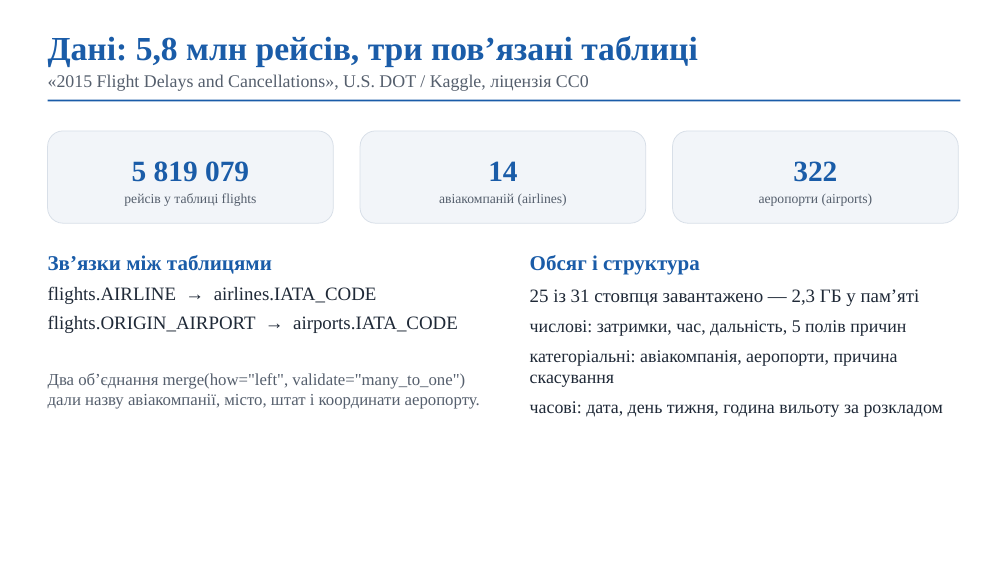
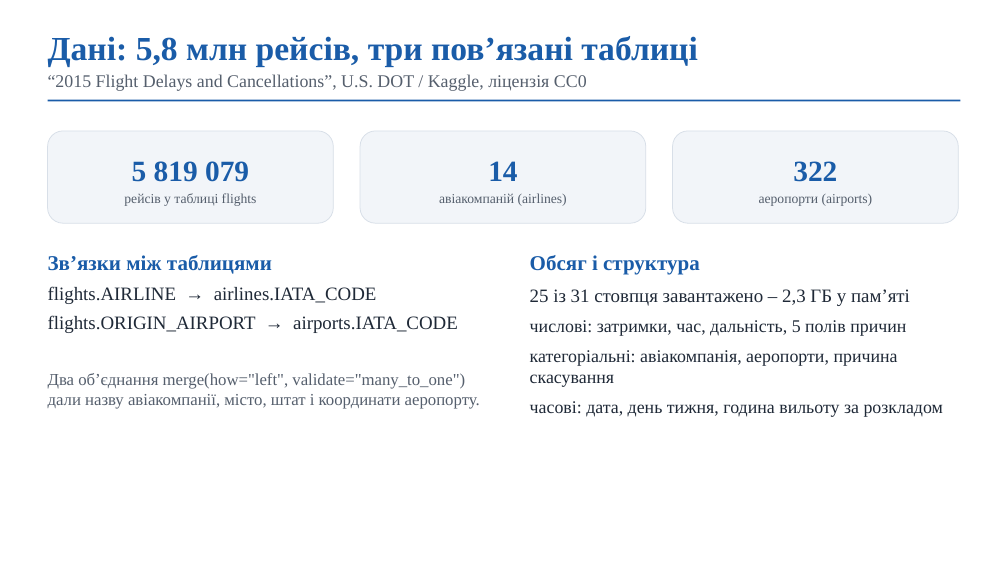
Before and after one commit to Peter-nik-bar/flight-delays-2015-analysis, a slide deck: slide 3 of docs/Презентація.pptx. Drawn at 1008x567 pixels with LibreOffice and Linux fonts; fonts in the diff are those of the drawing. Boxes give left, top, right and bottom in pixels: in the first picture for what was removed or moved away, otherwise in the second. Text is boxed around its words. In the diff, an @@ line names an element or a change of style, - is before the commit and + after.

```diff
--- a/docs/Презентація.pptx
+++ b/docs/Презентація.pptx
@@ text at (48,74,587,91): text changed @@
-«2015 Flight Delays and Cancellations», U.S. DOT / Kaggle, ліцензія CC0
+“2015 Flight Delays and Cancellations”, U.S. DOT / Kaggle, ліцензія CC0
@@ text at (530,289,910,306): text changed @@
-25 із 31 стовпця завантажено — 2,3 ГБ у пам’яті
+25 із 31 стовпця завантажено – 2,3 ГБ у пам’яті
```
Also in this commit, not shown: 6 other slides changed, 6 other files.
